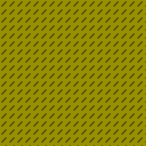
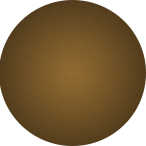
Before/after of a 146 x 146 layered artwork. What changed in the layer stack:
added layer "Ellipse 1" above "Hue/Saturation 1" over [0, 0, 146, 146]
hid "Rectangle 2" over [0, 0, 146, 146]
hid "Rectangle 1" over [0, 0, 146, 146]
